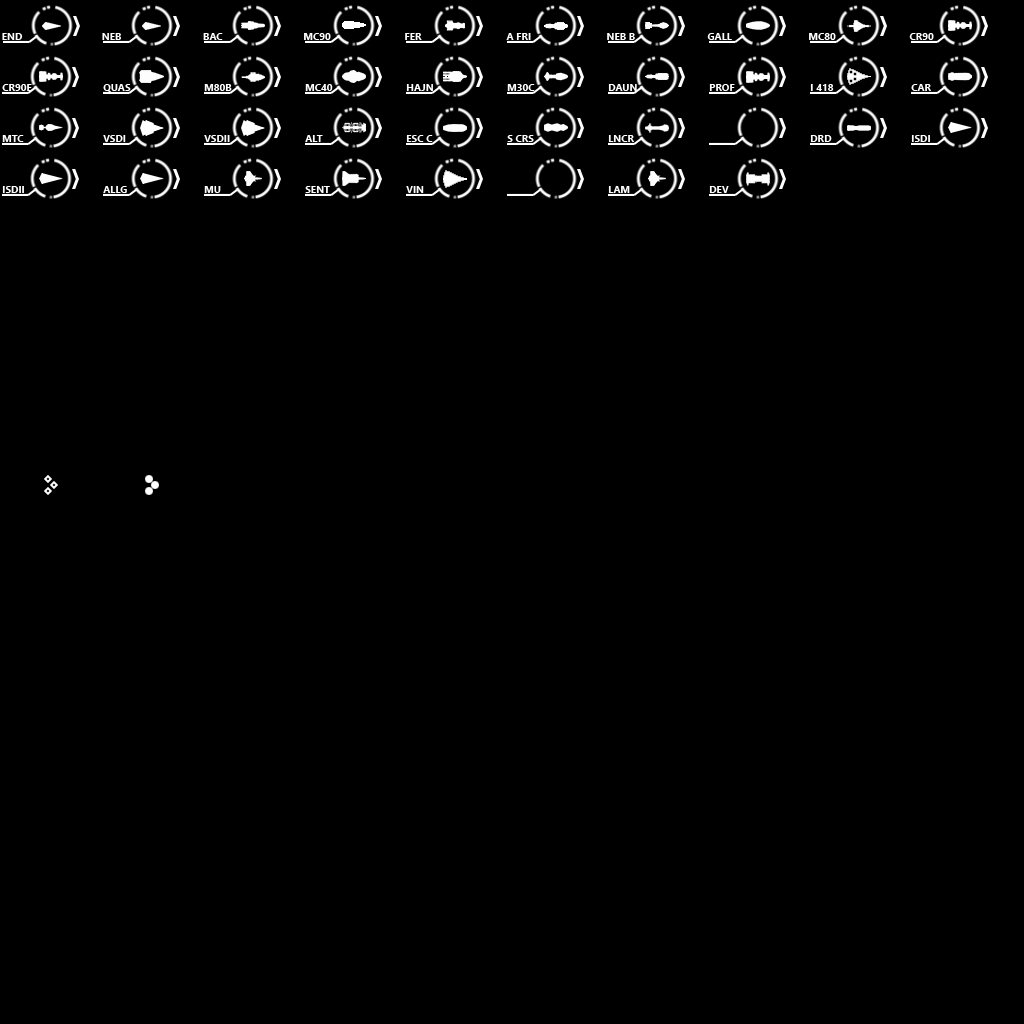
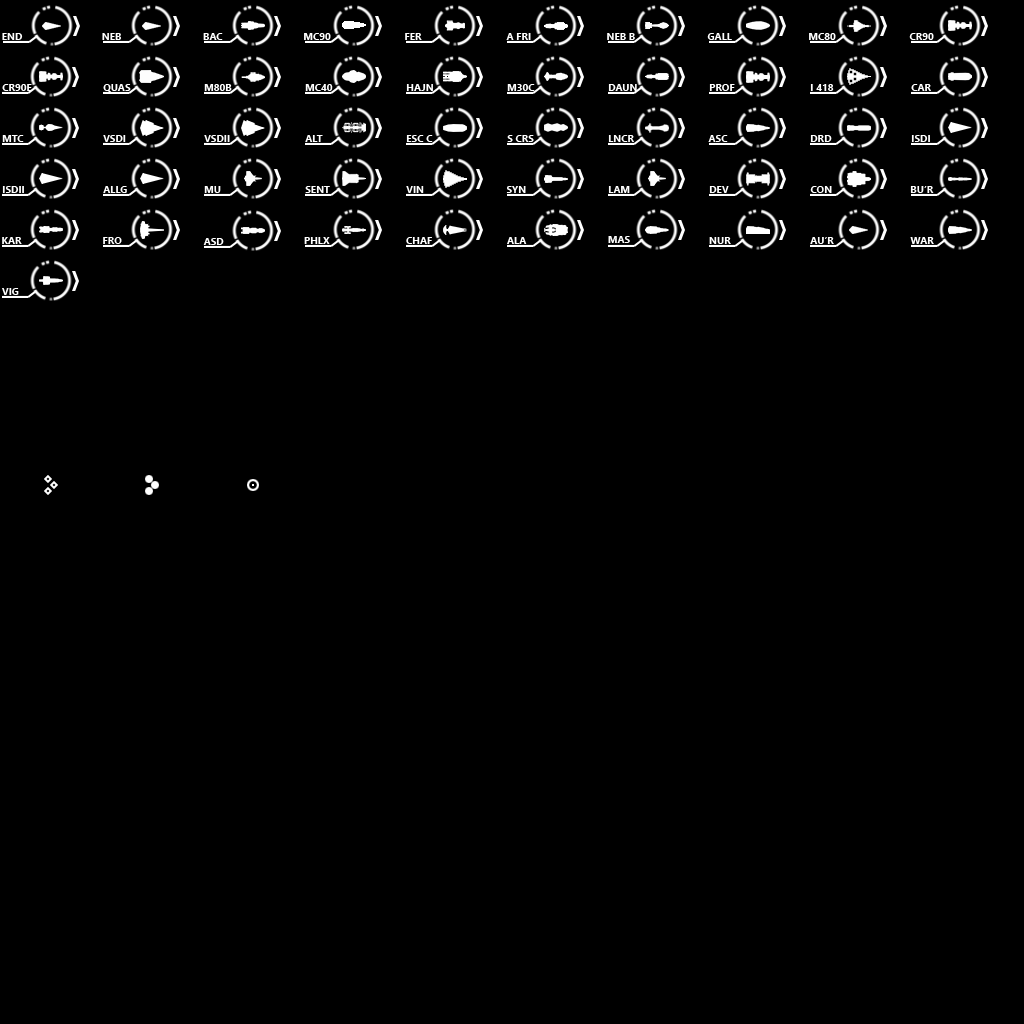
Layer changes from the first 1024px x 1024px image to the second:
added layer "Consen" in group "Icons" over (847, 171, 871, 187)
added layer "Frontier Scout" in group "Icons" over (140, 221, 164, 239)
added layer "Ascendancy" in group "Icons" over (746, 124, 770, 132)
added layer "Syndic" in group "Icons" over (544, 175, 568, 183)
added layer "Phalanx" in group "Icons" over (342, 226, 366, 234)
added layer "Chaf" in group "Icons" over (443, 225, 467, 235)
added layer "Layer 12" in group "Icons" over (544, 224, 568, 236)
added layer "Vigiliance" in group "Icons" over (39, 276, 63, 285)
added layer "Layer 2" in group "Indicators" over (810, 158, 887, 199)
painted on "Indicator" (in "Indicators") over (506, 124, 988, 199)
removed layer "Indicator" (36th of 37, in "Indicators") from group "Indicators" over (507, 175, 568, 193)
removed layer "Indicator" (37th of 37, in "Indicators") from group "Indicators" over (709, 124, 770, 142)
added layer "Layer 3" in group "Indicators" over (911, 158, 988, 199)
added layer "Layer 5" in group "Indicators" over (2, 209, 79, 250)
added layer "Layer 8" in group "Indicators" over (204, 210, 281, 251)
added layer "Layer 7" in group "Indicators" over (103, 209, 180, 250)
added layer "Layer 9" in group "Indicators" over (305, 209, 382, 250)
added layer "Layer 10" in group "Indicators" over (406, 209, 483, 250)
added layer "Layer 11" in group "Indicators" over (507, 209, 584, 250)
added layer "Layer 13" in group "Indicators" over (608, 209, 685, 250)
added layer "Layer 14" in group "Indicators" over (709, 209, 786, 250)
added layer "Layer 15" in group "Indicators" over (810, 209, 887, 250)
added layer "Layer 16" in group "Indicators" over (911, 209, 988, 250)
added layer "Layer 17" in group "Indicators" over (2, 260, 79, 301)
…and 23 more changes (23 added)
